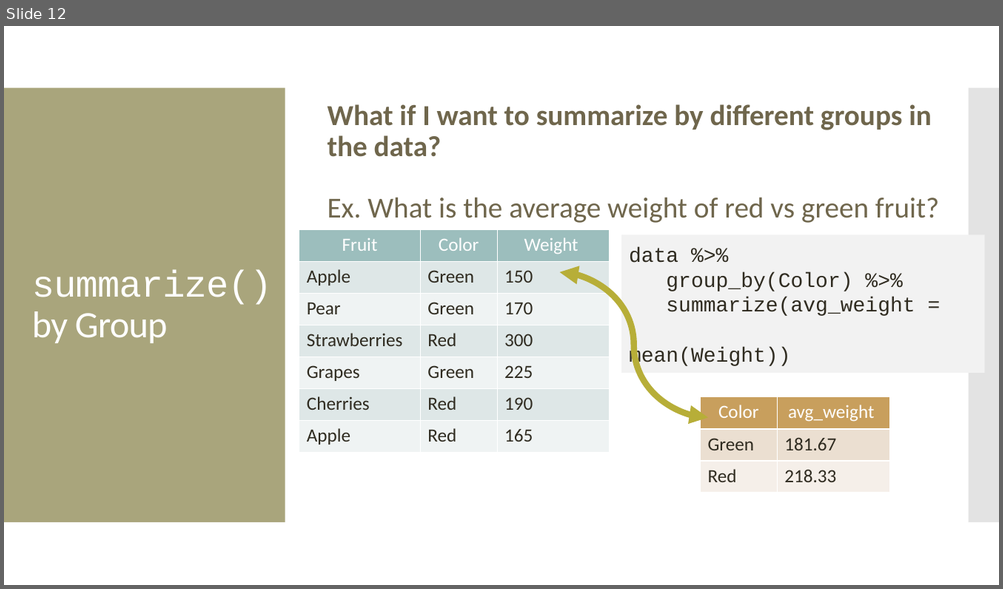
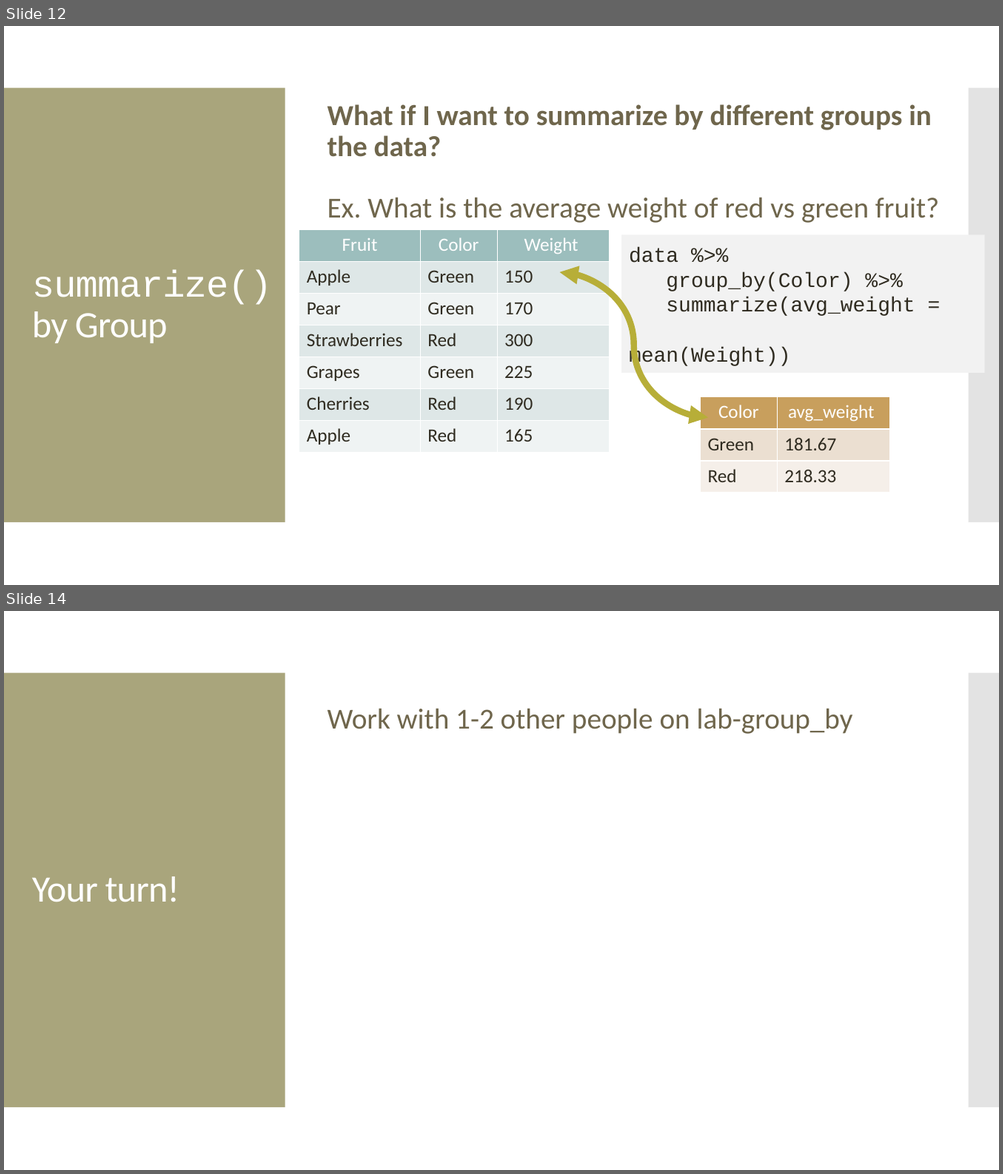
Before and after one commit to amosca01/Intro-DS-F23, a slide deck: slides/11-data-wrangling-aggregate-group.pptx. Shown one above the other, each under a label of ours: slide 12 before the commit, slides 12 and 14 after it; the slides between them are not shown. The pictures are 1003x589 and 1003x1174 pixels, drawn with LibreOffice and Linux fonts; fonts in the diff are those of the drawing. Boxes give left, top, right and bottom in pixels: in the first picture for what was removed or moved away, otherwise in the second. Text is boxed around its words. In the diff, an @@ line names an element or a change of style, - is before the commit and + after.

```diff
--- a/slides/11-data-wrangling-aggregate-group.pptx
+++ b/slides/11-data-wrangling-aggregate-group.pptx
@@ slide 14 added at bbox=[4, 611, 999, 1170], background #FFFFFF; not listed: 2 template elements that a slide beside it also shows @@
@@ text added at bbox=[327, 709, 853, 734], 28 pt, text #6F664C @@
+Work with 1-2 other people on lab-group_by
@@ title added at bbox=[32, 877, 179, 903], 36 pt, text #FFFFFF @@
+Your turn!
```
Also in this commit, not shown: 1 slide changed, 1 slide removed, 8 other files.
